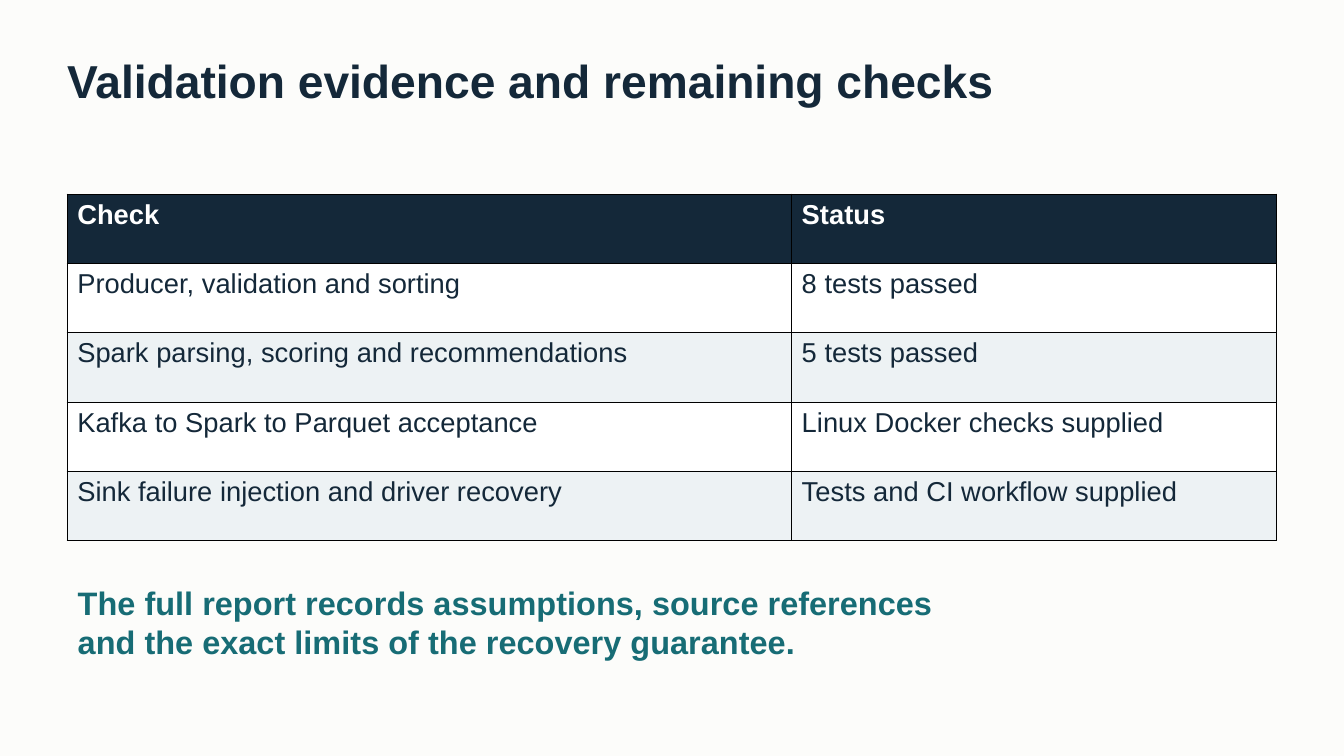
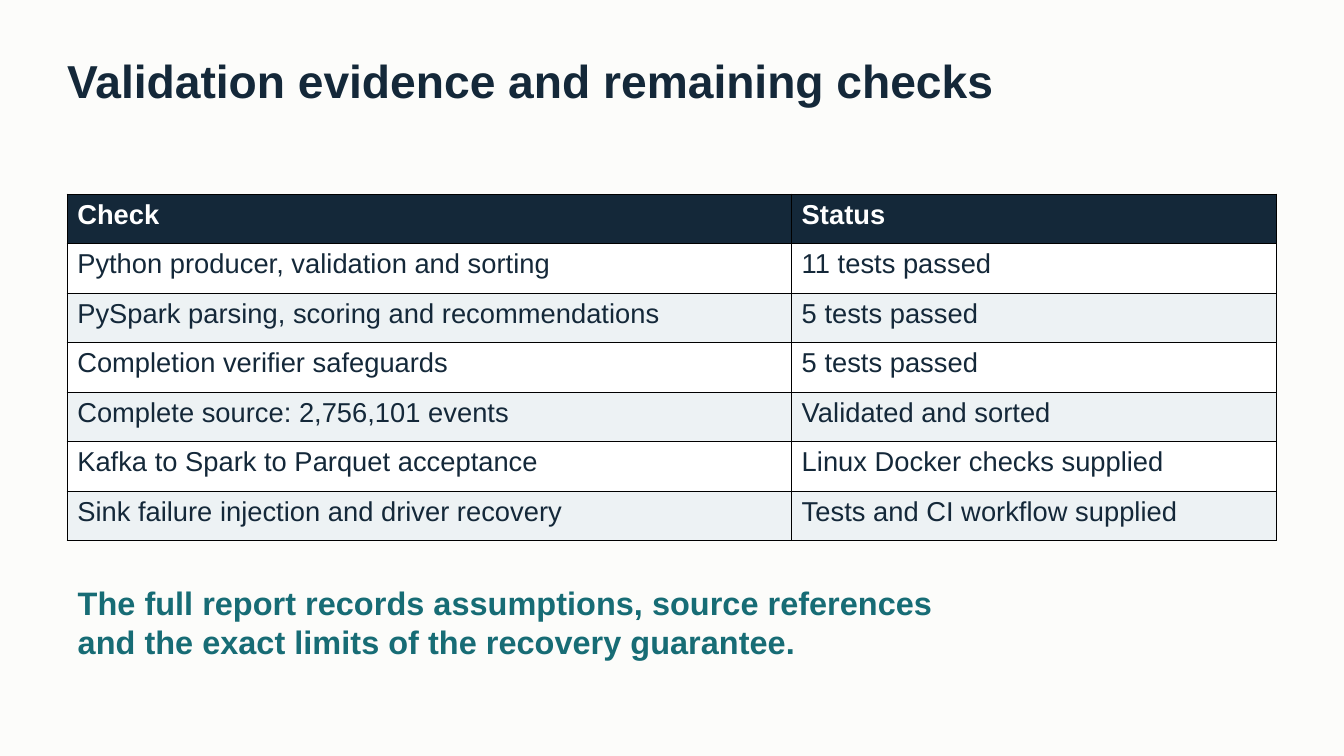
Before and after one commit to hoducmanh222/Kafka-Spark, a slide deck: slide 13 of docs/Retail_Rocket_Presentation.pptx. Drawn at 1344x756 pixels with LibreOffice and Linux fonts; fonts in the diff are those of the drawing. Boxes give left, top, right and bottom in pixels: in the first picture for what was removed or moved away, otherwise in the second. Text is boxed around its words. In the diff, an @@ line names an element or a change of style, - is before the commit and + after.

```diff
--- a/docs/Retail_Rocket_Presentation.pptx
+++ b/docs/Retail_Rocket_Presentation.pptx
@@ table at <box>68,195,1277,541</box> @@
-row 2: Producer, validation and sorting | 8 tests passed
-row 3: Spark parsing, scoring and recommendations | 5 tests passed
+row 2: Python producer, validation and sorting | 11 tests passed
+row 3: PySpark parsing, scoring and recommendations | 5 tests passed
+row 4: Completion verifier safeguards | 5 tests passed
+row 5: Complete source: 2,756,101 events | Validated and sorted
```
Also in this commit, not shown: 6 other slides changed, 20 other files.
